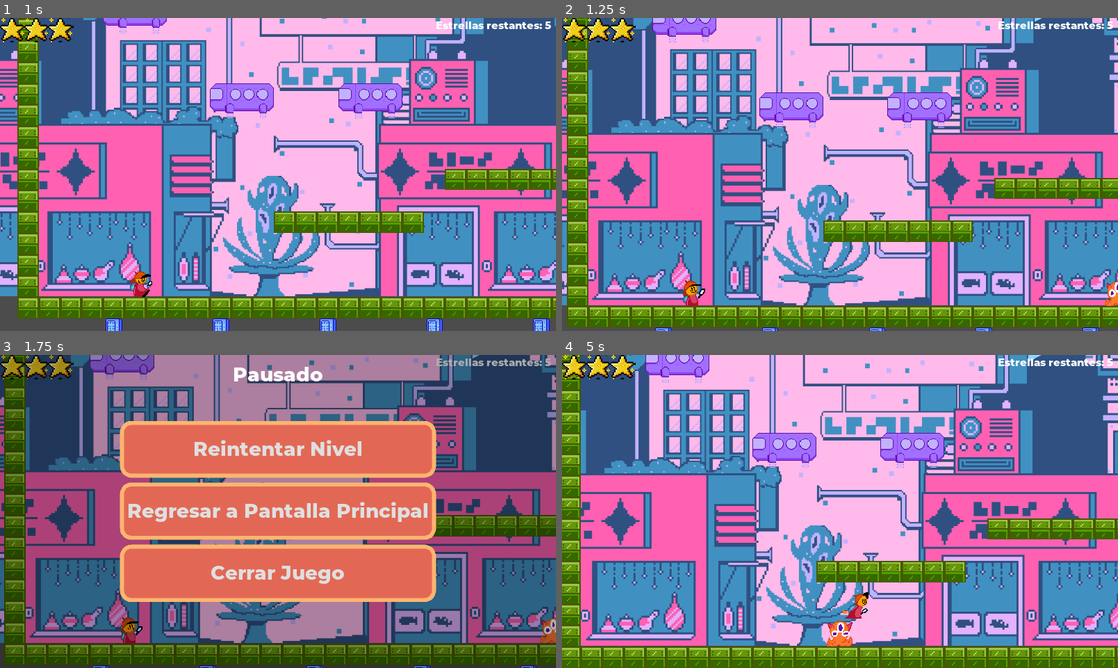
Above: before the commit, frames 1-4 (two rows, left to right).
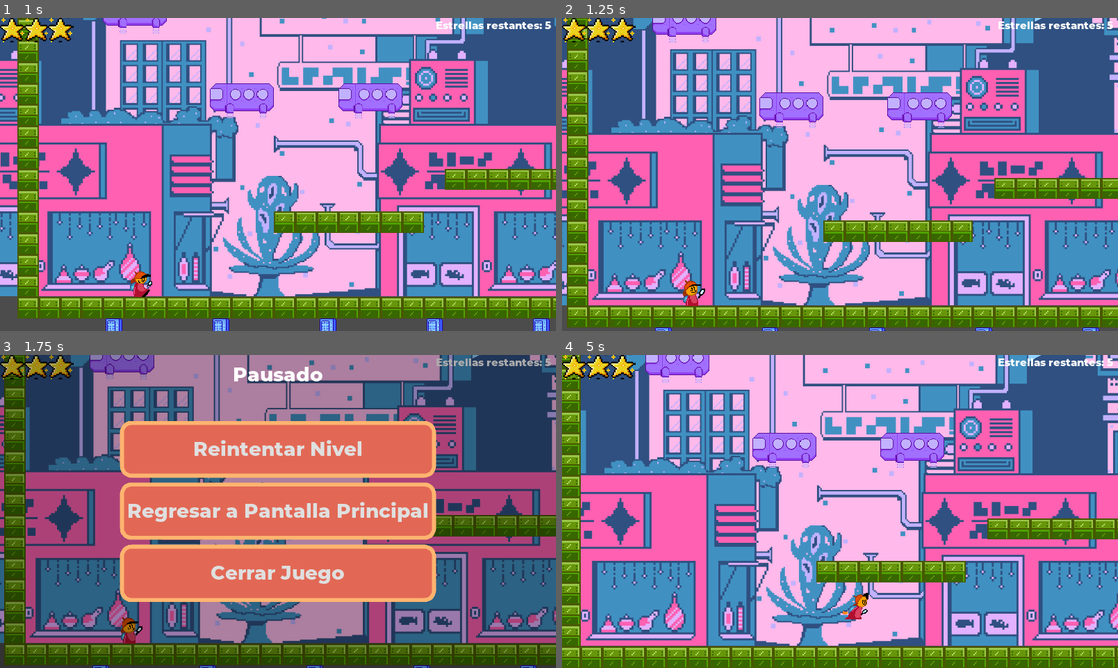
Above: after the commit, the same moments.

Repository: Six-Moons/GGJ21
Game: Godot game, scene res://src/Screens/MainScreen.tscn
Same seed, same stepped clock (60 frames per second), same inputs: the game is played once before the commit and once after it.
Inputs (mouse positions are in pixels of both pictures, inside the frame that each line leads up to):
- Up to frame 1 (1 s): click (467, 296) at 0.5 s
- Up to frame 2 (1.25 s): no input
- Up to frame 3 (1.75 s): tap Enter (pause) at 1.25 s; hold D (move_right) from 1.28 s (still down); hold W (jump) from 1.28 s (still down)
- Up to frame 4 (5 s): release D (move_right) at 2 s; release W (jump) at 2 s; click "Reintentar Nivel" at 2 s; hold D (move_right) 2.78-3.53 s; tap W (jump) at 2.85, 3.02, 3.32, 4.35, 4.52, 4.82 s; hold A (move_left) 3.53-4.28 s; hold W (jump) 3.53-4.28 s; hold D (move_right) from 4.28 s (still down)

Frame 1 is identical in both runs. In frame 2, 0.1% of the frame differs, in the area x 97-100%, y 84-92%; in frame 3, 0.2%; in frame 4, 0.4%, in the area x 47-56%, y 75-94%.

Commit message:
Player death animation done

Diff:
--- a/src/Actors/Player.gd
+++ b/src/Actors/Player.gd
@@ -1,10 +1,12 @@
 extends Actor
 
 signal hit
+signal died
 
 export var stomp_impulse: = 600.0
 export var lives := 3
 var hurt := false
+var dead := false
 var curr_animation = "Idle"
 
 func _ready():
@@ -16,47 +18,50 @@
 
 func _on_EnemyDetector_body_entered(body: PhysicsBody2D) -> void:
 	if !body.is_dead() and !hurt:
-		$AnimationPlayer.play("Hurt")
 		if lives > 0:
 			lives -= 1
 			hurt = true
-		else:
-			die()
+			if lives <= 0:
+				dead = true
+				$AnimationPlayer.play("Die")
+			else:
+				$AnimationPlayer.play("Hurt")
 		emit_signal("hit", lives)
 
 func _physics_process(delta: float) -> void:
-	var is_jump_interrupted: = Input.is_action_just_released("jump") and _velocity.y < 0.0
-	var direction: = get_direction()
-	_velocity = calculate_move_velocity(_velocity, direction, speed, is_jump_interrupted)
-	var snap: Vector2 = Vector2.DOWN * 60.0 if direction.y == 0.0 else Vector2.ZERO
+	if !dead:
+		var is_jump_interrupted: = Input.is_action_just_released("jump") and _velocity.y < 0.0
+		var direction: = get_direction()
+		_velocity = calculate_move_velocity(_velocity, direction, speed, is_jump_interrupted)
+		var snap: Vector2 = Vector2.DOWN * 60.0 if direction.y == 0.0 else Vector2.ZERO
 
-	_velocity = move_and_slide_with_snap(
-		_velocity, snap, FLOOR_NORMAL, true
-	)
+		_velocity = move_and_slide_with_snap(
+			_velocity, snap, FLOOR_NORMAL, true
+		)
 
-	if is_on_floor():
-		if direction.x != 0:
-			if direction.x < 0:
-				$Sprite.set_flip_h( true )
+		if is_on_floor():
+			if direction.x != 0:
+				if direction.x < 0:
+					$Sprite.set_flip_h( true )
+				else:
+					$Sprite.set_flip_h( false )
+				curr_animation = "Run"
 			else:
-				$Sprite.set_flip_h( false )
-			curr_animation = "Run"
+				curr_animation = "Idle"
 		else:
-			curr_animation = "Idle"
-	else:
-		if _velocity.y < 0:
-			curr_animation = "Jump"
-		else:
-			curr_animation = "Fall"
-	if !hurt:
-		$AnimationPlayer.play(curr_animation)
+			if _velocity.y < 0:
+				curr_animation = "Jump"
+			else:
+				curr_animation = "Fall"
+		if !hurt:
+			$AnimationPlayer.play(curr_animation)
 
 func get_direction() -> Vector2:
 	return Vector2(
 		Input.get_action_strength("move_right") - Input.get_action_strength("move_left"),
 		-Input.get_action_strength("jump") if is_on_floor() and Input.is_action_just_pressed("jump") else 0.0
 	)
-#calculate_move_velocity(_velocity, direction, speed, is_jump_interrupted)
+
 func calculate_move_velocity(
 		linear_velocity: Vector2,
 		direction: Vector2,
@@ -76,10 +81,13 @@
 	return Vector2(linear_velocity.x, stomp_jump)
 
 func die() -> void:
-	PlayerData.deaths += 1
+	emit_signal("died")
 	queue_free()
 
 func _on_AnimationPlayer_animation_finished(anim_name):
-	if anim_name == "Hurt":
+	print(anim_name)
+	if anim_name == "Die":
+		die()
+	elif anim_name == "Hurt":
 		hurt = false
 	pass # Replace with function body.
--- a/src/Actors/Player.tscn
+++ b/src/Actors/Player.tscn
@@ -13,37 +13,20 @@
 [sub_resource type="RectangleShape2D" id=3]
 extents = Vector2( 25.4439, 5.60864 )
 
-[sub_resource type="Animation" id=4]
-resource_name = "Fall"
-length = 0.6
-loop = true
-tracks/0/type = "value"
-tracks/0/path = NodePath("Sprite:frame")
-tracks/0/interp = 1
-tracks/0/loop_wrap = true
-tracks/0/imported = false
-tracks/0/enabled = true
-tracks/0/keys = {
-"times": PoolRealArray( 0.1, 0.3, 0.5 ),
-"transitions": PoolRealArray( 1, 1, 1 ),
-"update": 1,
-"values": [ 12, 13, 14 ]
-}
-
-[sub_resource type="Animation" id=5]
-resource_name = "Hurt"
-length = 0.6
-tracks/0/type = "value"
-tracks/0/path = NodePath("Sprite:frame")
-tracks/0/interp = 1
-tracks/0/loop_wrap = true
-tracks/0/imported = false
-tracks/0/enabled = true
-tracks/0/keys = {
-"times": PoolRealArray( 0.3 ),
-"transitions": PoolRealArray( 1 ),
-"update": 1,
-"values": [ 0 ]
+[sub_resource type="Animation" id=9]
+resource_name = "Die"
+length = 1.3
+tracks/0/type = "value"
+tracks/0/path = NodePath("Sprite:frame")
+tracks/0/interp = 1
+tracks/0/loop_wrap = true
+tracks/0/imported = false
+tracks/0/enabled = true
+tracks/0/keys = {
+"times": PoolRealArray( 0, 0.8, 0.9, 1, 1.1, 1.2 ),
+"transitions": PoolRealArray( 1, 1, 1, 1, 1, 1 ),
+"update": 1,
+"values": [ 0, 25, 26, 27, 28, 29 ]
 }
 tracks/1/type = "value"
 tracks/1/path = NodePath("Sprite:visible")
@@ -58,6 +41,51 @@
 "values": [ false, true, false, true, false, true ]
 }
 
+[sub_resource type="Animation" id=4]
+resource_name = "Fall"
+length = 0.6
+loop = true
+tracks/0/type = "value"
+tracks/0/path = NodePath("Sprite:frame")
+tracks/0/interp = 1
+tracks/0/loop_wrap = true
+tracks/0/imported = false
+tracks/0/enabled = true
+tracks/0/keys = {
+"times": PoolRealArray( 0.1, 0.3, 0.5 ),
+"transitions": PoolRealArray( 1, 1, 1 ),
+"update": 1,
+"values": [ 20, 21, 22 ]
+}
+
+[sub_resource type="Animation" id=5]
+resource_name = "Hurt"
+length = 0.6
+tracks/0/type = "value"
+tracks/0/path = NodePath("Sprite:frame")
+tracks/0/interp = 1
+tracks/0/loop_wrap = true
+tracks/0/imported = false
+tracks/0/enabled = true
+tracks/0/keys = {
+"times": PoolRealArray( 0.3 ),
+"transitions": PoolRealArray( 1 ),
+"update": 1,
+"values": [ 0 ]
+}
+tracks/1/type = "value"
+tracks/1/path = NodePath("Sprite:visible")
+tracks/1/interp = 1
+tracks/1/loop_wrap = true
+tracks/1/imported = false
+tracks/1/enabled = true
+tracks/1/keys = {
+"times": PoolRealArray( 0, 0.1, 0.2, 0.3, 0.4, 0.5 ),
+"transitions": PoolRealArray( 1, 1, 1, 1, 1, 1 ),
+"update": 1,
+"values": [ false, true, false, true, false, true ]
+}
+
 [sub_resource type="Animation" id=6]
 resource_name = "Idle"
 length = 0.6
@@ -72,7 +100,7 @@
 "times": PoolRealArray( 0.2, 0.5 ),
 "transitions": PoolRealArray( 1, 1 ),
 "update": 1,
-"values": [ 3, 4 ]
+"values": [ 5, 6 ]
 }
 
 [sub_resource type="Animation" id=7]
@@ -89,7 +117,7 @@
 "times": PoolRealArray( 0.1, 0.3, 0.5 ),
 "transitions": PoolRealArray( 1, 1, 1 ),
 "update": 1,
-"values": [ 6, 7, 8 ]
+"values": [ 10, 11, 12 ]
 }
 
 [sub_resource type="Animation" id=8]
@@ -106,7 +134,7 @@
 "times": PoolRealArray( 0.1, 0.3, 0.5 ),
 "transitions": PoolRealArray( 1, 1, 1 ),
 "update": 1,
-"values": [ 9, 10, 11 ]
+"values": [ 15, 16, 17 ]
 }
 
 [node name="Player" type="KinematicBody2D"]
@@ -134,9 +162,9 @@
 [node name="Sprite" type="Sprite" parent="."]
 texture = ExtResource( 2 )
 offset = Vector2( 0, -20 )
-vframes = 5
-hframes = 3
-frame = 4
+vframes = 6
+hframes = 5
+frame = 6
 
 [node name="LightOccluder2D" type="LightOccluder2D" parent="Sprite"]
 position = Vector2( 2, -20 )
@@ -165,6 +193,7 @@
 [node name="AnimationPlayer" type="AnimationPlayer" parent="."]
 autoplay = "Idle"
 method_call_mode = 1
+anims/Die = SubResource( 9 )
 anims/Fall = SubResource( 4 )
 anims/Hurt = SubResource( 5 )
 anims/Idle = SubResource( 6 )
--- a/src/Autoload/PlayerData.gd
+++ b/src/Autoload/PlayerData.gd
@@ -1,11 +1,9 @@
 extends Node
 
 signal updated
-signal died
 signal reset
 
 var stars: = 5 setget set_score
-var deaths: = 0 setget set_deaths
 var next_scene = ""
 var scenes = []
 
@@ -17,13 +15,8 @@
 
 func reset():
 	self.stars = 5
-	self.deaths = 0
 	emit_signal("reset")
 
 func set_score(new_stars: int) -> void:
 	stars = new_stars
 	emit_signal("updated")
-
-func set_deaths(new_value: int) -> void:
-	deaths = new_value
-	emit_signal("died")
--- a/src/Levels/Level01.tscn
+++ b/src/Levels/Level01.tscn
@@ -15,8 +15,8 @@
 [node name="Player" parent="." index="3"]
 position = Vector2( 186.847, 699.024 )
 
-[node name="Marcianito" parent="Enemies" index="0" instance=ExtResource( 3 )]
-position = Vector2( 2144, 96 )
+[node name="Pulpo" parent="Enemies" index="0"]
+position = Vector2( 1120, 736 )
 
 [node name="Marcianito3" parent="Enemies" index="1" instance=ExtResource( 3 )]
 position = Vector2( 2752, 352 )
@@ -24,8 +24,8 @@
 [node name="Marcianito2" parent="Enemies" index="2" instance=ExtResource( 3 )]
 position = Vector2( 2229.36, 433.426 )
 
-[node name="Patapon" parent="Enemies" index="3" instance=ExtResource( 4 )]
-position = Vector2( 832, 128 )
+[node name="Marcianito" parent="Enemies" index="3"]
+position = Vector2( 2144, 96 )
 
 [node name="Patapon2" parent="Enemies" index="4" instance=ExtResource( 4 )]
 position = Vector2( 1664, 736 )
@@ -42,8 +42,8 @@
 [node name="Patapon6" parent="Enemies" index="8" instance=ExtResource( 4 )]
 position = Vector2( 3808, 736 )
 
-[node name="Pulpo" parent="Enemies" index="9" instance=ExtResource( 2 )]
-position = Vector2( 1120, 736 )
+[node name="Patapon" parent="Enemies" index="9"]
+position = Vector2( 832, 128 )
 
 [node name="Pulpo2" parent="Enemies" index="10" instance=ExtResource( 2 )]
 position = Vector2( 2496, 736 )
--- a/src/Levels/LevelTemplate.tscn
+++ b/src/Levels/LevelTemplate.tscn
@@ -61,3 +61,4 @@
 
 [node name="Star5" parent="Stars" instance=ExtResource( 5 )]
 position = Vector2( 1872.18, 565.454 )
+[connection signal="died" from="Player" to="InterfaceLayer/UserInterface" method="_on_Player_died"]
--- a/src/Levels/Vale 2.tscn
+++ b/src/Levels/Vale 2.tscn
@@ -89,4 +89,5 @@
 
 [node name="Star5" parent="Stars" instance=ExtResource( 9 )]
 position = Vector2( 1056, 384 )
+[connection signal="died" from="Player" to="CanvasLayer/UserInterface" method="_on_Player_died"]
 [connection signal="hit" from="Player" to="CanvasLayer/UserInterface" method="_on_Player_hit"]
--- a/src/Levels/Vale 3.tscn
+++ b/src/Levels/Vale 3.tscn
@@ -101,4 +101,5 @@
 
 [node name="Star5" parent="Stars" instance=ExtResource( 8 )]
 position = Vector2( 384, 384 )
+[connection signal="died" from="Player" to="CanvasLayer/UserInterface" method="_on_Player_died"]
 [connection signal="hit" from="Player" to="CanvasLayer/UserInterface" method="_on_Player_hit"]
--- a/src/Levels/Vale 4.tscn
+++ b/src/Levels/Vale 4.tscn
@@ -116,4 +116,5 @@
 
 [node name="Star5" parent="Stars" instance=ExtResource( 8 )]
 position = Vector2( 1789.08, 238.119 )
+[connection signal="died" from="Player" to="CanvasLayer/UserInterface" method="_on_Player_died"]
 [connection signal="hit" from="Player" to="CanvasLayer/UserInterface" method="_on_Player_hit"]
--- a/src/Levels/Vale.tscn
+++ b/src/Levels/Vale.tscn
@@ -16,16 +16,16 @@
 position = Vector2( 96, 640 )
 speed = Vector2( 400, 1300 )
 
-[node name="Patapon" parent="Enemies" index="0" instance=ExtResource( 2 )]
+[node name="Patapon" parent="Enemies" index="0"]
 position = Vector2( 352, 736 )
 
 [node name="Patapon4" parent="Enemies" index="1" instance=ExtResource( 2 )]
 position = Vector2( 800, 288 )
 
-[node name="Marcianito" parent="Enemies" index="2" instance=ExtResource( 4 )]
+[node name="Marcianito" parent="Enemies" index="2"]
 position = Vector2( 524.631, 488.643 )
 
-[node name="Pulpo" parent="Enemies" index="3" instance=ExtResource( 3 )]
+[node name="Pulpo" parent="Enemies" index="3"]
 position = Vector2( 960, 736 )
 
 [node name="Patapon2" parent="Enemies" index="4" instance=ExtResource( 2 )]
--- a/src/UserInterface/UserInterface.gd
+++ b/src/UserInterface/UserInterface.gd
@@ -12,7 +12,6 @@
 
 func _ready() -> void:
 	PlayerData.connect("updated", self, "update_interface")
-	PlayerData.connect("died", self, "_on_Player_died")
 	PlayerData.connect("reset", self, "_on_Player_reset")
 	update_interface()
 
@@ -36,5 +35,6 @@
 	pause_overlay.visible = value
 
 func _on_Player_hit(lives):
+	print("Alo", lives)
 	$Health.set_hearts(lives)
 	pass # Replace with function body.
Binary file changed: assets/Player_sheet.png
Not shown: 1 places in src/Actors/Player.tscn that only renumber resources
